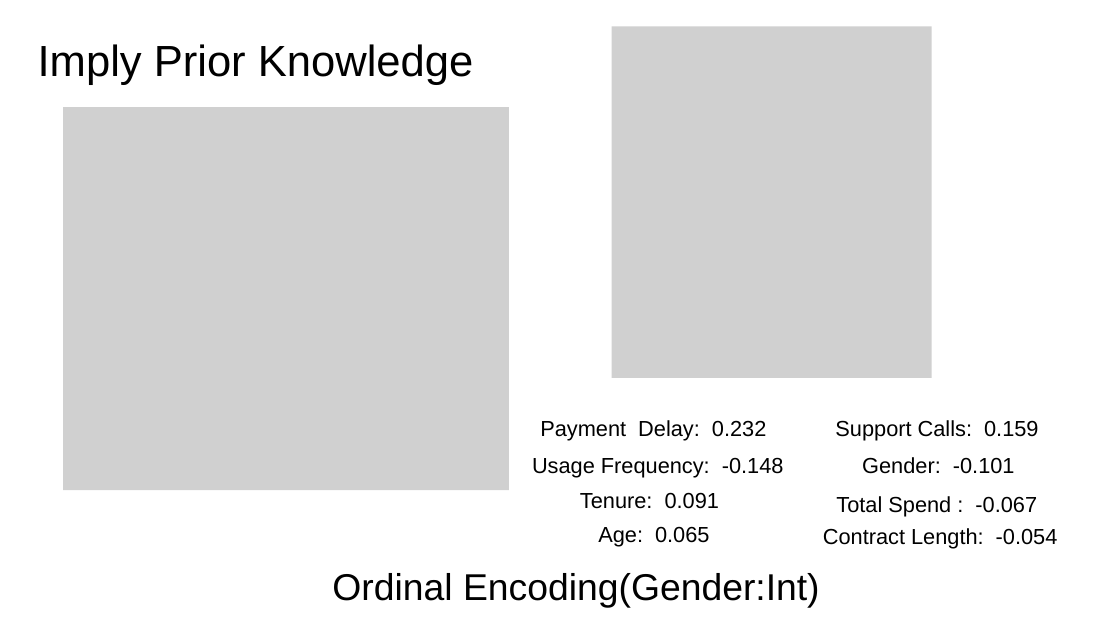
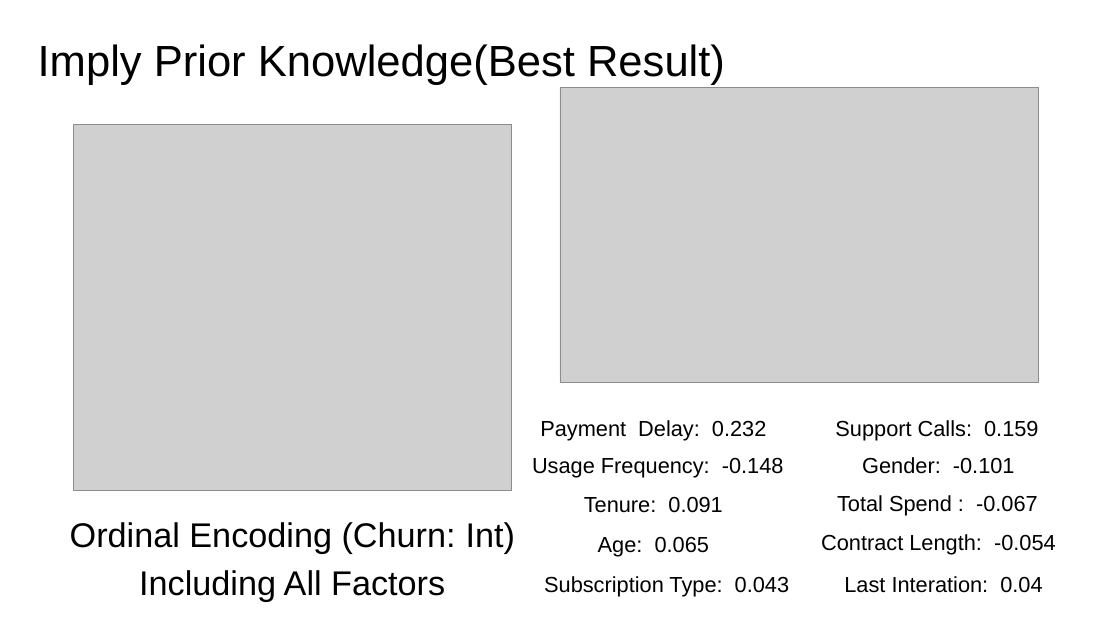
Before and after one commit to LeeMoofon0222/Vizuro_Intern, a slide deck: slide 11 of cc_process/Customer_Churn_ppt.pptx. Drawn at 1120x630 pixels with LibreOffice and Linux fonts; fonts in the diff are those of the drawing; grey boxes stand for pictures; background and template pictures are left out. Boxes give left, top, right and bottom in pixels: in the first picture for what was removed or moved away, otherwise in the second. Text is boxed around its words. In the diff, an @@ line names an element or a change of style, - is before the commit and + after.

```diff
--- a/cc_process/Customer_Churn_ppt.pptx
+++ b/cc_process/Customer_Churn_ppt.pptx
@@ text at <box>38,44,725,85</box>: text changed @@
-Imply Prior Knowledge
+Imply Prior Knowledge(Best Result)
@@ picture: place and size @@
-picture at <box>612,26,932,377</box>
+picture at <box>560,87,1038,382</box>
@@ picture: place and size @@
-picture at <box>63,107,508,490</box>
+picture at <box>73,125,512,490</box>
@@ text "Tenure: 0.091": place and size @@
-text "Tenure: 0.091" at <box>580,492,719,509</box>
+text "Tenure: 0.091" at <box>584,496,722,513</box>
@@ text at <box>70,522,515,554</box>: text changed; size 48 to 44 pt @@
-Ordinal Encoding(Gender:Int)
+Ordinal Encoding (Churn: Int)
@@ text "Age: 0.065": place and size @@
-text "Age: 0.065" at <box>598,526,709,547</box>
+text "Age: 0.065" at <box>598,536,709,556</box>
@@ text "Contract Length: -0.054": place and size @@
-text "Contract Length: -0.054" at <box>823,528,1058,549</box>
+text "Contract Length: -0.054" at <box>821,534,1056,555</box>
@@ text added at <box>139,570,445,601</box>, 44 pt, text #000000 @@
+Including All Factors
@@ text added at <box>544,576,789,596</box>, 28 pt, text #000000 @@
+Subscription Type: 0.043
@@ text added at <box>844,576,1042,593</box>, 28 pt, text #000000 @@
+Last Interation: 0.04
```
Also in this commit, not shown: 6 other slides changed, 2 slides added, 22 other files.
